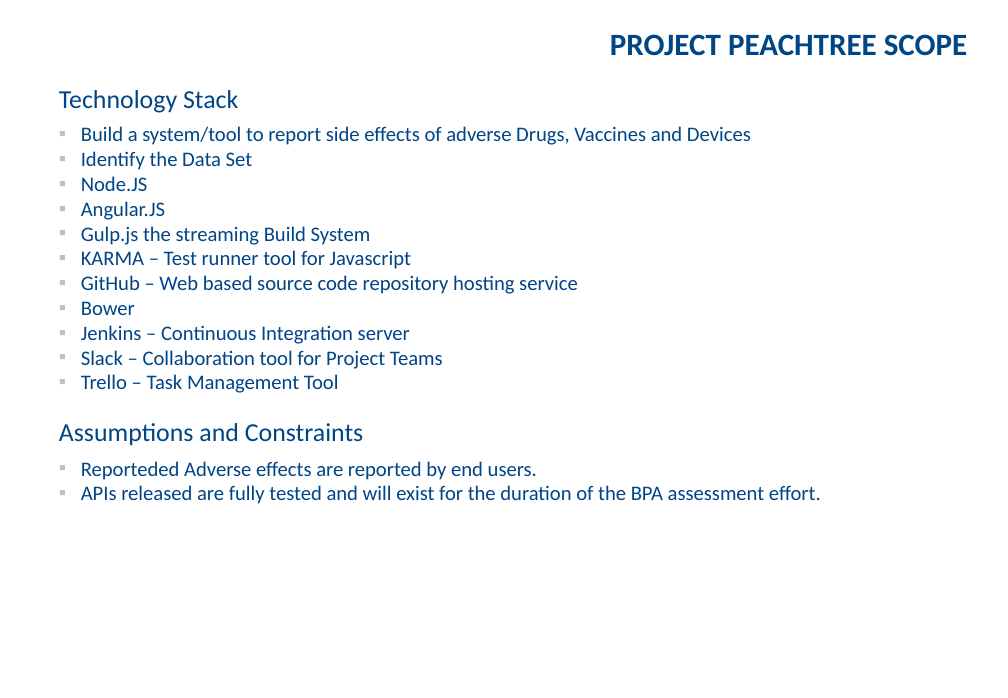
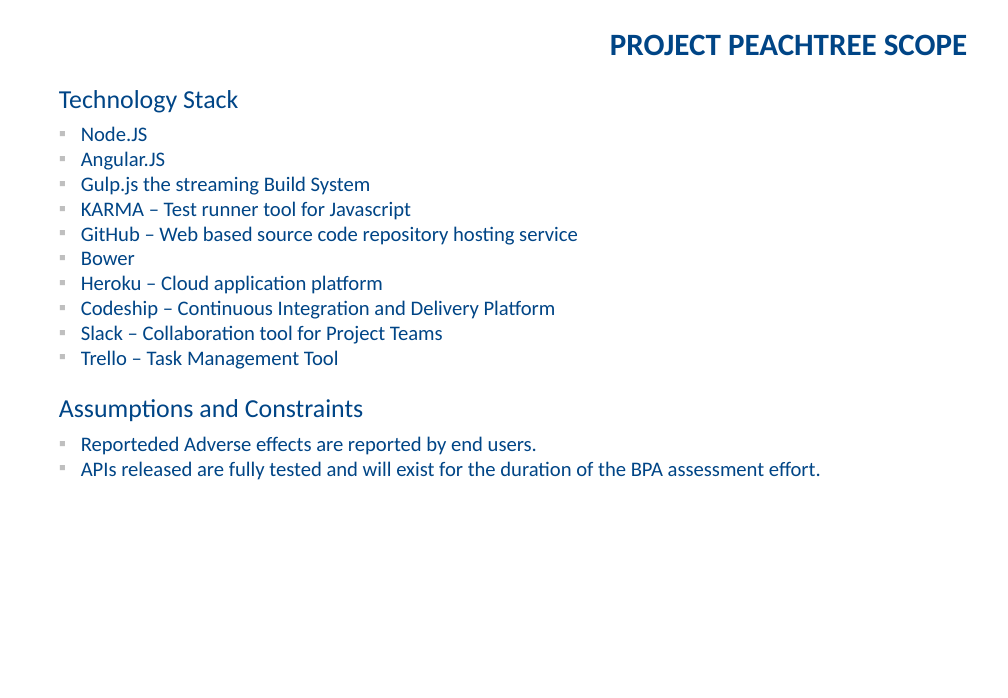
Before and after one commit to NETESOLUTIONS/peachtree, a slide deck: slide 4 of Project Artifacts/NETE GSA Agile Project Plan.pptx. Drawn at 1008x698 pixels with LibreOffice and Linux fonts; fonts in the diff are those of the drawing; background and template pictures are left out. Boxes give left, top, right and bottom in pixels: in the first picture for what was removed or moved away, otherwise in the second. Text is boxed around its words. In the diff, an @@ line names an element or a change of style, - is before the commit and + after.

```diff
--- a/Project Artifacts/NETE GSA Agile Project Plan.pptx
+++ b/Project Artifacts/NETE GSA Agile Project Plan.pptx
@@ text at (x1=81, y1=126, x2=751, y2=170): paragraphs removed @@
-▪ Build a system/tool to report side effects of adverse Drugs, Vaccines and Devices
-▪ Identify the Data Set
@@ text at (x1=81, y1=275, x2=556, y2=319): text changed @@
-▪ Jenkins – Continuous Integration server
+▪ Heroku – Cloud application platform
+▪ Codeship – Continuous Integration and Delivery Platform
```
Also in this commit, not shown: 2 other slides changed, 1 other file.
